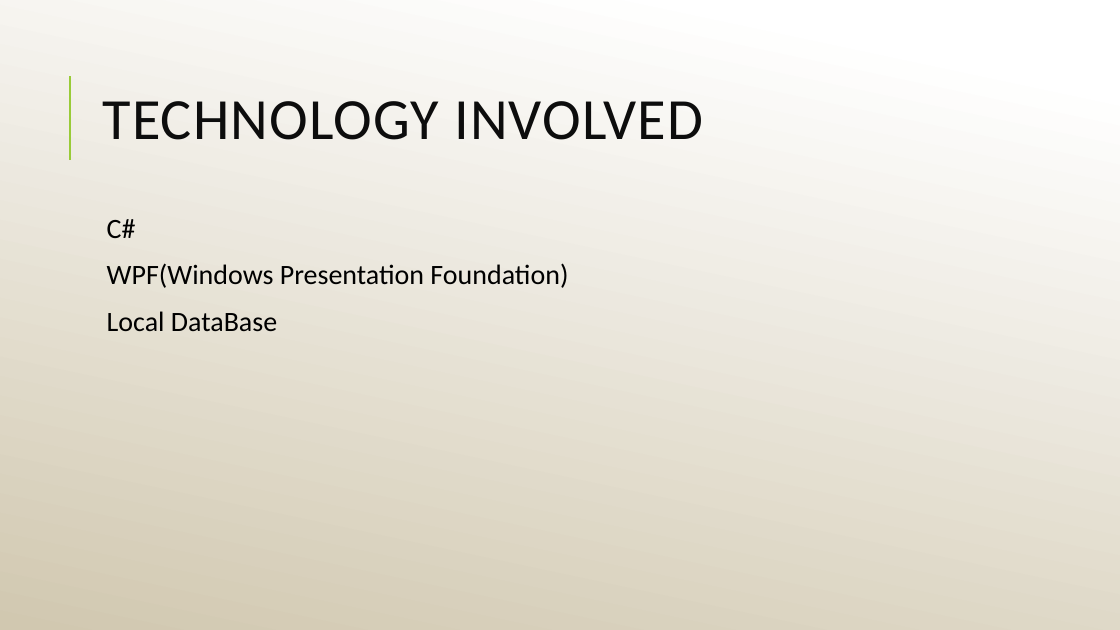
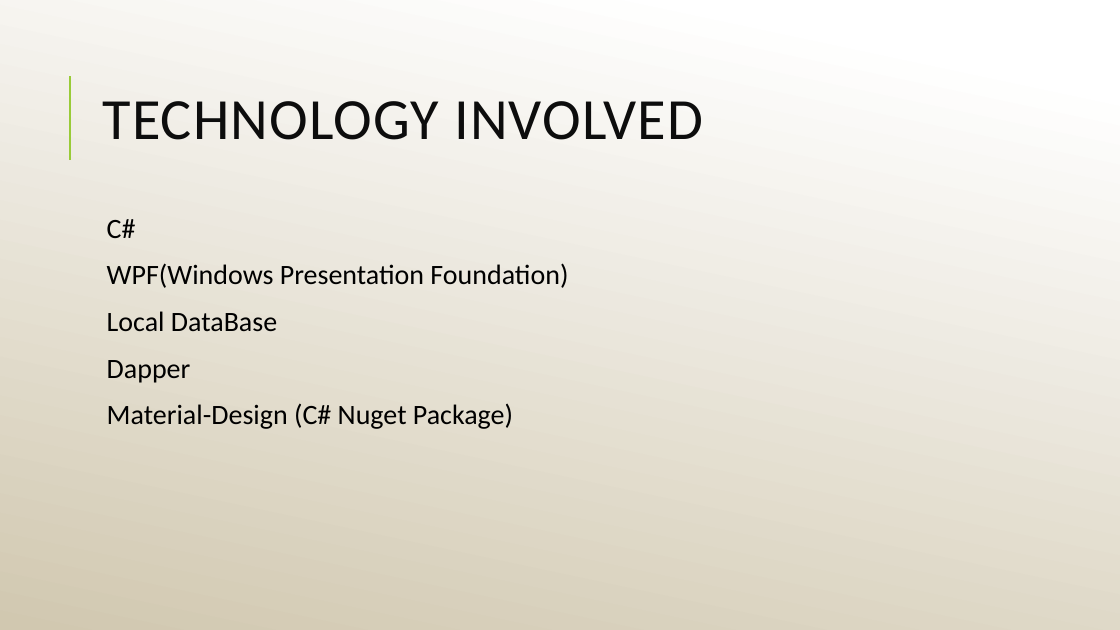
Before and after one commit to S-Apulu3008/CapstoneProject, a slide deck: slide 4 of PitchPresentation/PitchPresentation.pptx. Drawn at 1120x630 pixels with LibreOffice and Linux fonts; fonts in the diff are those of the drawing. Boxes give left, top, right and bottom in pixels: in the first picture for what was removed or moved away, otherwise in the second. Text is boxed around its words. In the diff, an @@ line names an element or a change of style, - is before the commit and + after.

Commit message:
Added some changes to the Technology
Added the following: Dapper, Material-Design Nuget Packages.

```diff
--- a/PitchPresentation/PitchPresentation.pptx
+++ b/PitchPresentation/PitchPresentation.pptx
@@ text at bbox=[107, 360, 513, 429]: paragraphs added @@
+  Dapper
+  Material-Design (C# Nuget Package)
```
Also in this commit, not shown: 1 other slide changed.
